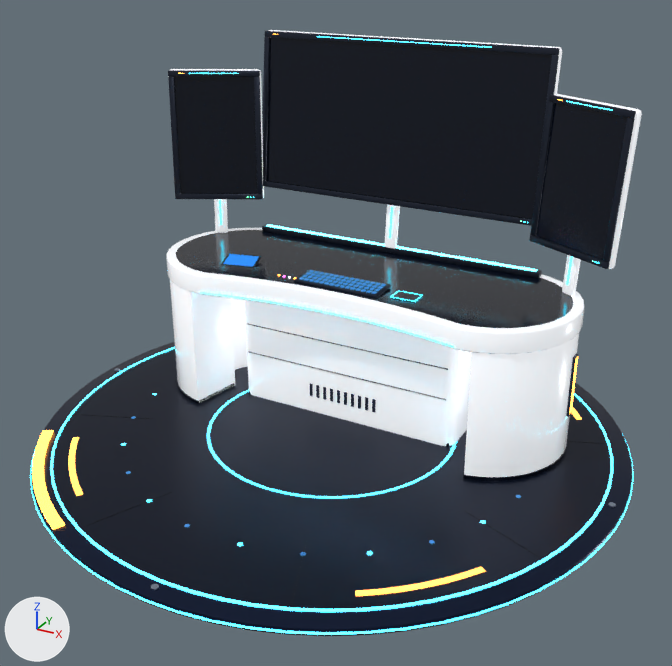
An edit to the glTF model assets/models/stations/desk_console.glb, drawn before and after from the same camera.
The view is the same before and after, from a 50 mm camera at (1.99, -3.88, 2.36) aimed at (0.08, -0.41, 0.62). The lights are fixed; the arrows at lower left show +X, +Y and +Z. The older version comes first. Vertices at exactly the same position are counted once.

Objects in the first picture: 'desk_console'.
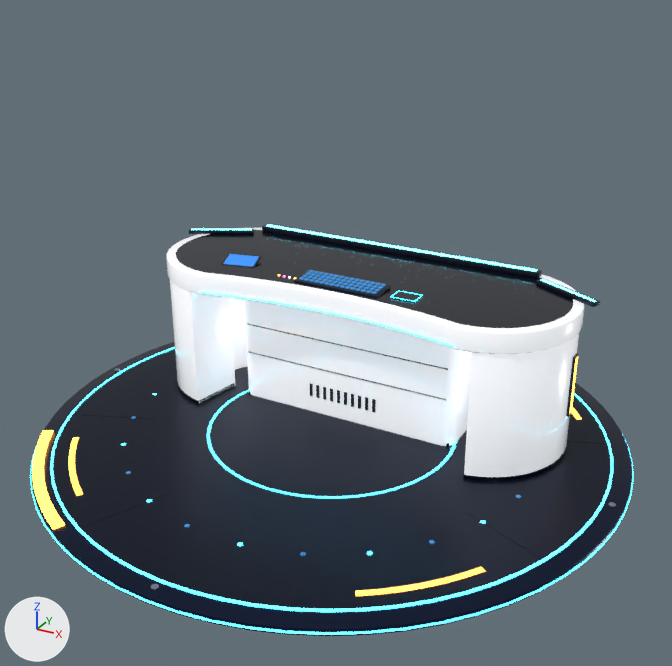
The change in detail:
me_desk_console is used by ob_desk_console; location (0.0, 0.0, 0.0).
me_desk_console had 7685 vertices, 14332 faces and spanned x -1.45..1.45, y -1.75..1.15, z 0.0..1.86.
me_desk_console now has 6397 vertices, 11884 faces and spans x -1.45..1.45, y -1.75..1.15, z 0.0..0.81.
me_desk_console part 1: the loose piece of 56 vertices spanning x -0.8..0.8, y 0.33..0.38, z 0.78..0.81 is copied, and the copy is multiplied about its middle by the matrix ((0.196, -0.481, 0.0), (0.104, 0.904, 0.0), (0.0, 0.0, 0.626)), then moved by (-0.98, -0.16, -0.01); it spans x -1.15..-0.81, y 0.09..0.3, z 0.78..0.8.
me_desk_console part 2: the loose piece of 56 vertices spanning x -0.8..0.8, y 0.33..0.38, z 0.78..0.81 is copied, and the copy is multiplied about its middle by the matrix ((0.196, 0.481, 0.0), (-0.104, 0.904, 0.0), (0.0, 0.0, 0.626)), then moved by (0.98, -0.16, -0.01); it spans x 0.81..1.15, y 0.09..0.3, z 0.78..0.8.
me_desk_console part 3: the loose piece of 8 vertices spanning x -1.1..-0.87, y 0.14..0.27, z 1.64..1.65 is scaled about its middle by (1.3, 1.3, 0.501), then moved by (0.0, -0.01, -0.85), in mat_glowcyant3 (cyan #3fddff, glowing cyan #3fddff).
me_desk_console part 4: 34 loose pieces with 1408 vertices, spanning x -1.22..1.22, y 0.05..0.44, z 0.78..1.86, are deleted.
Part 5, on me_desk_console:
8 vertices are added at x 0.83..1.13, y 0.11..0.28, z 0.8.
12 new faces join them, mat_glowcyant3 (cyan #3fddff, glowing cyan #3fddff).
me_desk_console no longer uses material mat_glowgreen (green #6cffa0, glowing green #6cffa0).

Boxes [x1, y1, x2, y2] around the edits, measured in the pictures (672 x 666 px; the box of a moved part takes in the faces that stretch with it):
'desk_console', reshaped (32% shorter)
    before: [30, 30, 642, 636]
    after: [30, 224, 633, 636]
part 1 of me_desk_console, added
    after: [189, 228, 254, 234]
part 2 of me_desk_console, added
    after: [536, 279, 600, 307]
part 3 of me_desk_console, moved or reshaped
    before: [189, 73, 239, 74]
    after: [191, 229, 252, 230]
part 4 of me_desk_console, deleted
    before: [168, 30, 642, 296]
part 5 of me_desk_console, added
    after: [541, 279, 596, 302]
